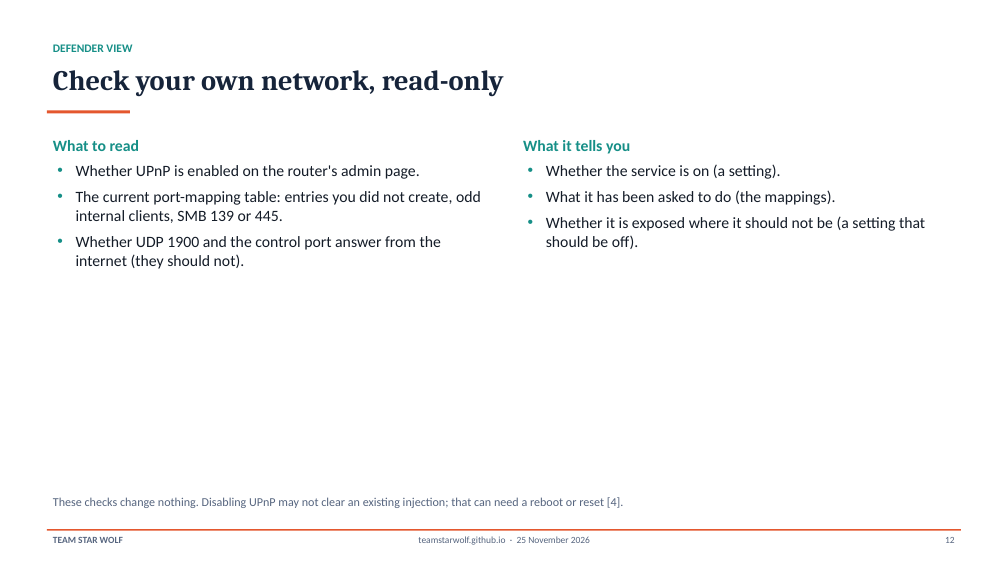
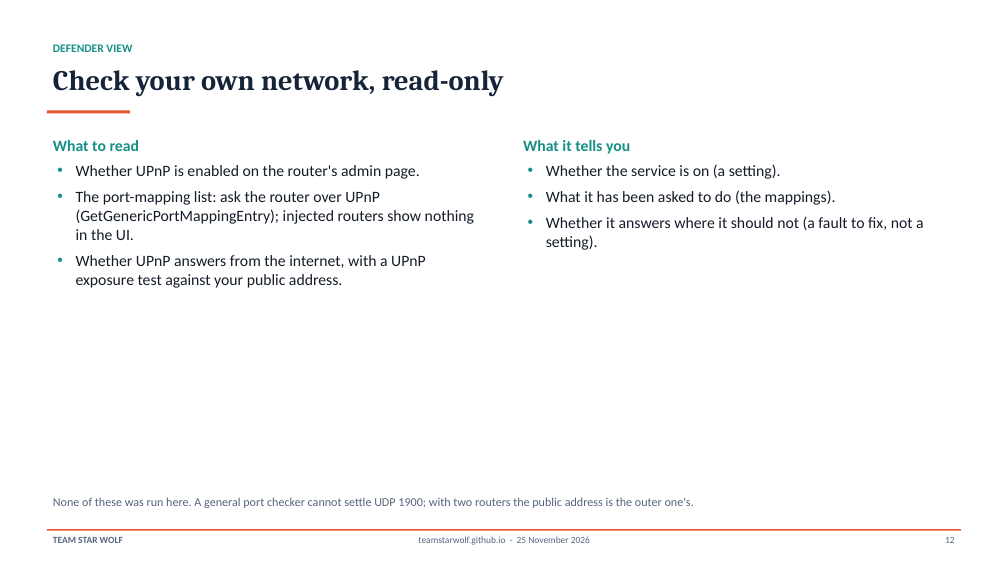
Before and after one commit to TeamStarWolf/TeamStarWolf, a slide deck: slide 12 of case-studies/slides/UPnP_Home_Network_Case_Study.pptx. Drawn at 1008x567 pixels with LibreOffice and Linux fonts; fonts in the diff are those of the drawing. Boxes give left, top, right and bottom in pixels: in the first picture for what was removed or moved away, otherwise in the second. Text is boxed around its words. In the diff, an @@ line names an element or a change of style, - is before the commit and + after.

```diff
--- a/case-studies/slides/UPnP_Home_Network_Case_Study.pptx
+++ b/case-studies/slides/UPnP_Home_Network_Case_Study.pptx
@@ text at <box>76,191,474,288</box>: text changed @@
-• The current port-mapping table: entries you did not create, odd internal clients, SMB 139 or 445.
-• Whether UDP 1900 and the control port answer from the internet (they should not).
+• The port-mapping list: ask the router over UPnP (GetGenericPortMappingEntry); injected routers show nothing in the UI.
+• Whether UPnP answers from the internet, with a UPnP exposure test against your public address.
@@ text at <box>546,216,924,250</box>: text changed @@
-• Whether it is exposed where it should not be (a setting that should be off).
+• Whether it answers where it should not (a fault to fix, not a setting).
@@ text at <box>53,497,694,508</box>: text changed @@
-These checks change nothing. Disabling UPnP may not clear an existing injection; that can need a reboot or reset [4].
+None of these was run here. A general port checker cannot settle UDP 1900; with two routers the public address is the outer one's.
```
Also in this commit, not shown: 12 other slides changed, 7 other files.
